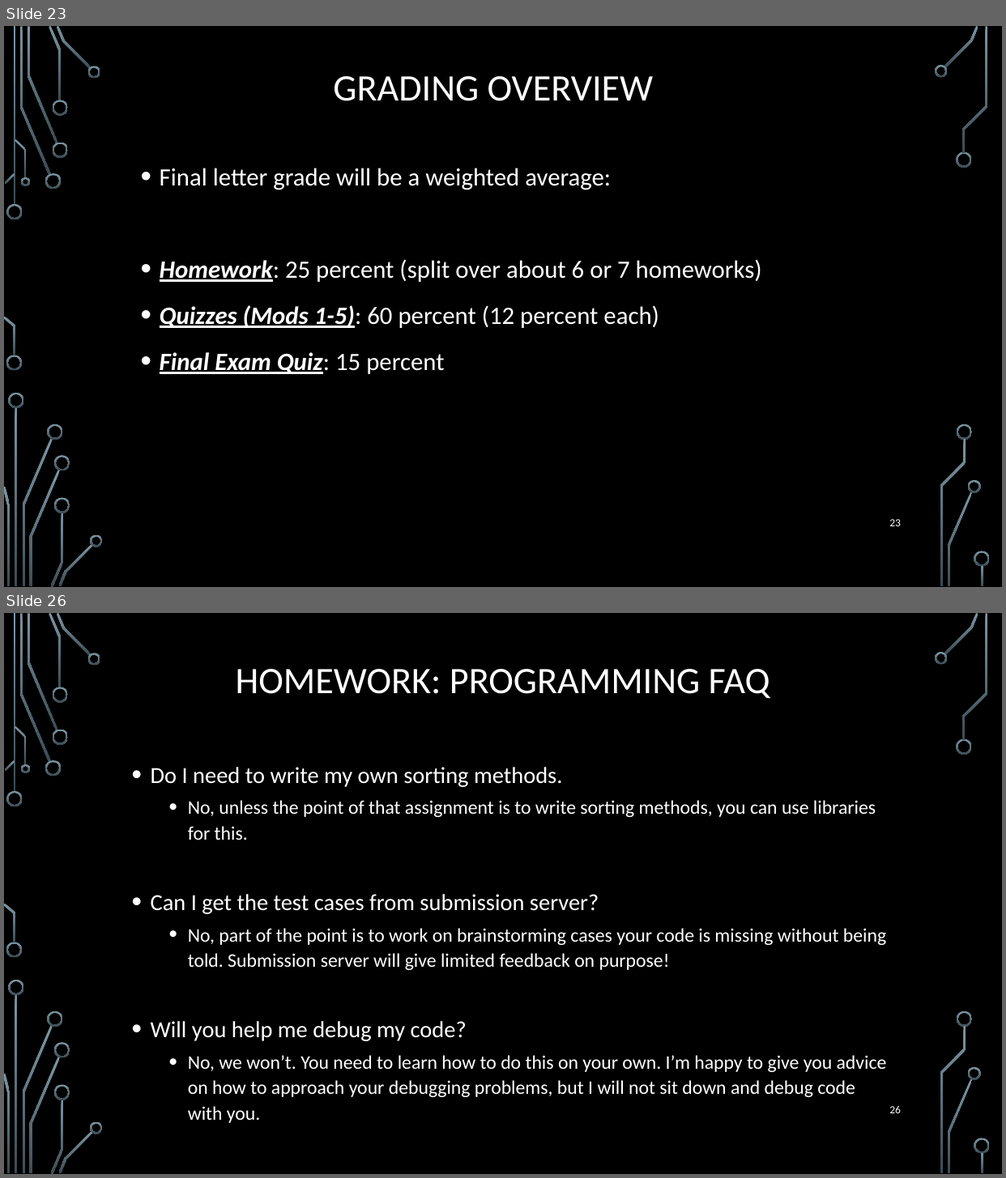
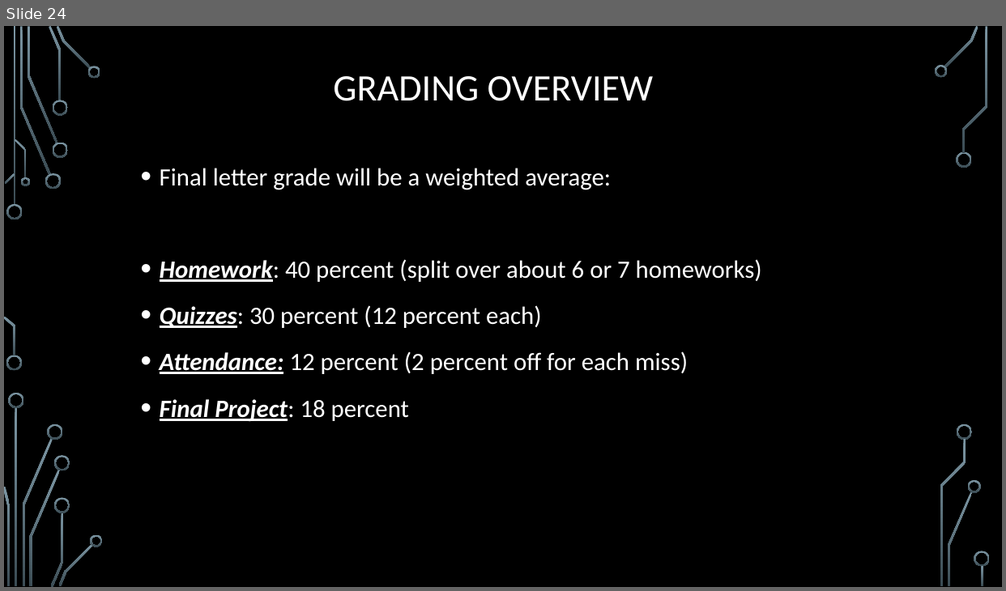
Before and after one commit to janiceeguo/advAlgo, a slide deck: slides/00-CourseIntroduction.pptx. Shown one above the other, each under a label of ours: slides 23 and 26 before the commit, slide 24 after it; the slides between them are not shown. The pictures are 1006x1178 and 1006x591 pixels, drawn with LibreOffice and Linux fonts; fonts in the diff are those of the drawing; background and template pictures are left out. Boxes give left, top, right and bottom in pixels: in the first picture for what was removed or moved away, otherwise in the second. Text is boxed around its words. In the diff, an @@ line names an element or a change of style, - is before the commit and + after.

```diff
--- a/slides/00-CourseIntroduction.pptx
+++ b/slides/00-CourseIntroduction.pptx
@@ slide 26 removed at <box>4,613,1002,1174</box>, background picture (left out); not listed: 36 template elements that a slide beside it also shows @@
@@ title removed at <box>236,669,770,698</box> @@
-HOMEWORK: PROGRAMMING FAQ
@@ text removed at <box>151,767,887,1123</box> @@
-• Do I need to write my own sorting methods.
-  • No, unless the point of that assignment is to write sorting methods, you can use libraries for this.
-• Can I get the test cases from submission server?
-  • No, part of the point is to work on brainstorming cases your code is missing without being told. Submission server will give limited feedback on purpose!
-• Will you help me debug my code?
-  • No, we won’t. You need to learn how to do this on your own. I’m happy to give you advice on how to approach your debugging problems, but I will not sit down and debug code with you.
@@ page number removed at <box>889,1106,901,1114</box> @@
-26
@@ what was slide 23 is now slide 24 @@
@@ slide 24 changed as well @@
@@ text at <box>160,259,762,422</box>: text changed @@
-• Homework: 25 percent (split over about 6 or 7 homeworks)
-• Quizzes (Mods 1-5): 60 percent (12 percent each)
-• Final Exam Quiz: 15 percent
+• Homework: 40 percent (split over about 6 or 7 homeworks)
+• Quizzes: 30 percent (12 percent each)
+• Attendance: 12 percent (2 percent off for each miss)
+• Final Project: 18 percent
@@ page number removed at <box>889,519,901,527</box> @@
-23
```
Also in this commit, not shown: 11 other slides changed, 12 slides added, 16 other slides removed, 2 other files.
